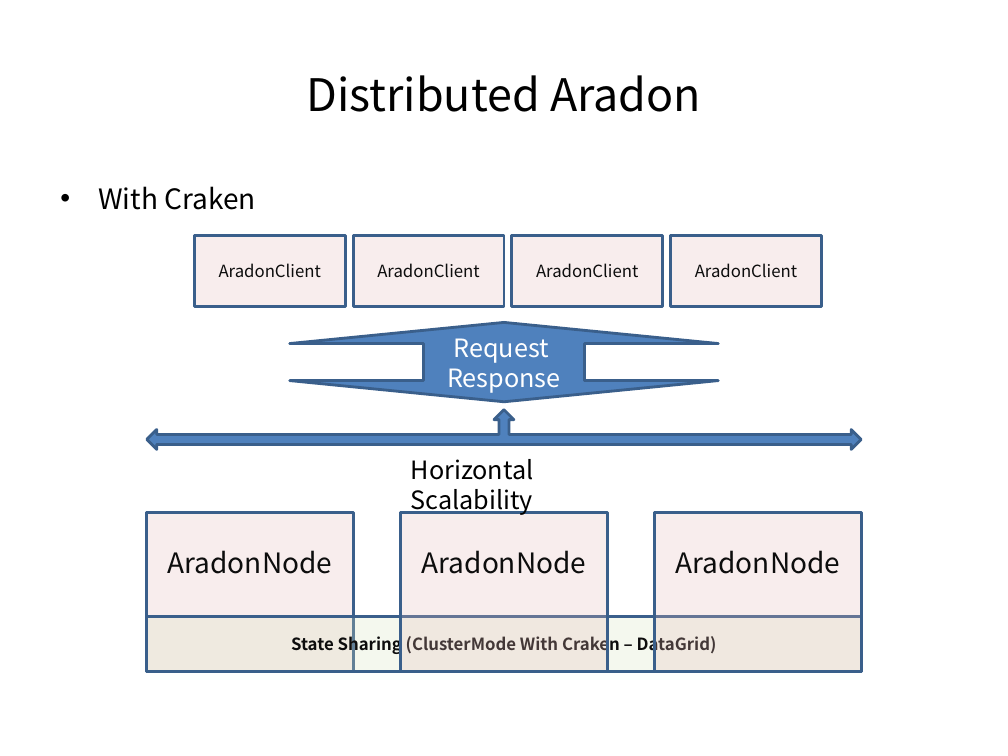
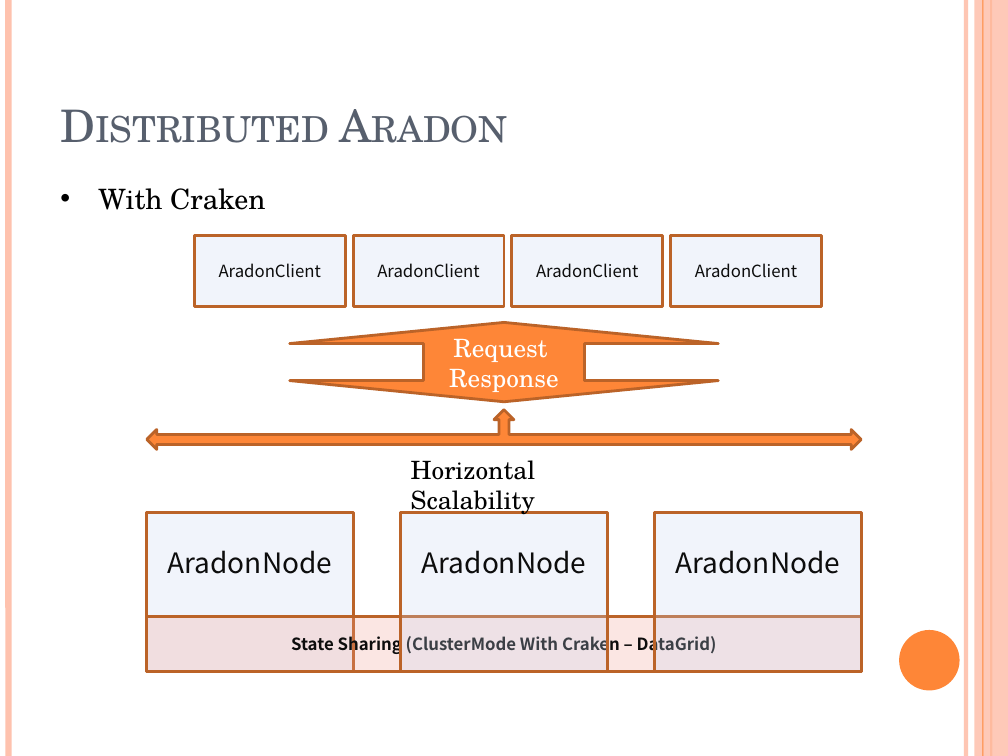
Before and after one commit to bleujin/aradon, a slide deck: slide 9 of resource/docs/ServicePlatformAradon.pptx (slide 8 before the commit). Drawn at 1008x756 pixels with LibreOffice and Linux fonts; fonts in the diff are those of the drawing. Boxes give left, top, right and bottom in pixels: in the first picture for what was removed or moved away, otherwise in the second. Text is boxed around its words. In the diff, an @@ line names an element or a change of style, - is before the commit and + after.

```diff
--- a/resource/docs/ServicePlatformAradon.pptx
+++ b/resource/docs/ServicePlatformAradon.pptx
@@ line added from (8, 0) to (8, 756), #FEC3AE 4.5 pt @@
@@ line added from (966, 0) to (966, 756), #FEC3AE 3 pt @@
@@ rectangle added at [975, 0, 1008, 756], fill #FEC3AE at 87% opacity @@
@@ line added from (983, 0) to (983, 756), #FE8637 0.75 pt @@
@@ line added from (991, 0) to (991, 756), #FE8637 1.5 pt @@
@@ title "Distributed Aradon" at [50, 30, 874, 156]: font Noto Sans CJK KR to TeX Gyre Schola, text colour #000000 to #575F6D, small capitals on; alignment centre to left; vertical alignment middle to bottom @@
@@ text "With Craken" at [98, 188, 265, 210]: font Noto Sans CJK KR to TeX Gyre Schola @@
@@ fill #E6B9B8 at 25% opacity to #C8D6F0 at 25% opacity; outline #3A5F8C 2 pt to #BC6329 2 pt in 7 elements at [147, 513, 354, 671], [401, 513, 608, 671], [655, 513, 862, 671], [195, 235, 346, 306], [353, 235, 504, 306], [512, 235, 663, 306], [670, 235, 822, 306] @@
@@ up down arrow "Request Response" at [289, 323, 718, 402]: font Noto Sans CJK KR to TeX Gyre Schola; fill #4F81BD to #FE8637; outline #3A5F8C 2 pt to #BC6329 2 pt @@
@@ left right up arrow at [147, 409, 862, 449]: fill #4F81BD to #FE8637; outline #3A5F8C 2 pt to #BC6329 2 pt @@
@@ text "Horizontal Scalability" at [411, 460, 536, 515]: font Noto Sans CJK KR to TeX Gyre Schola @@
@@ rectangle "State Sharing (ClusterMode With Craken ..." at [147, 616, 862, 671]: fill #D7E4BD at 25% opacity to #F19E91 at 25% opacity; outline #3A5F8C 2 pt to #BC6329 2 pt @@
@@ ellipse added at [899, 630, 960, 690], fill #FE8637 @@
```
Also in this commit, not shown: 7 other slides changed, 1 slide added, 1 other file.
